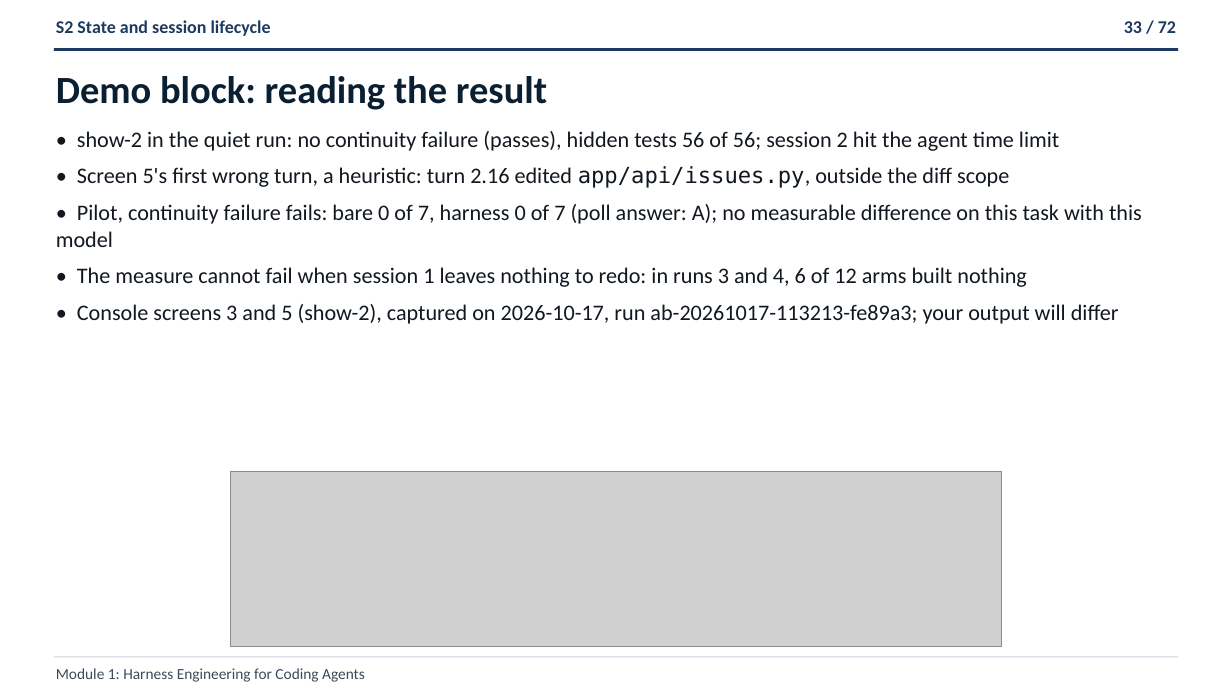
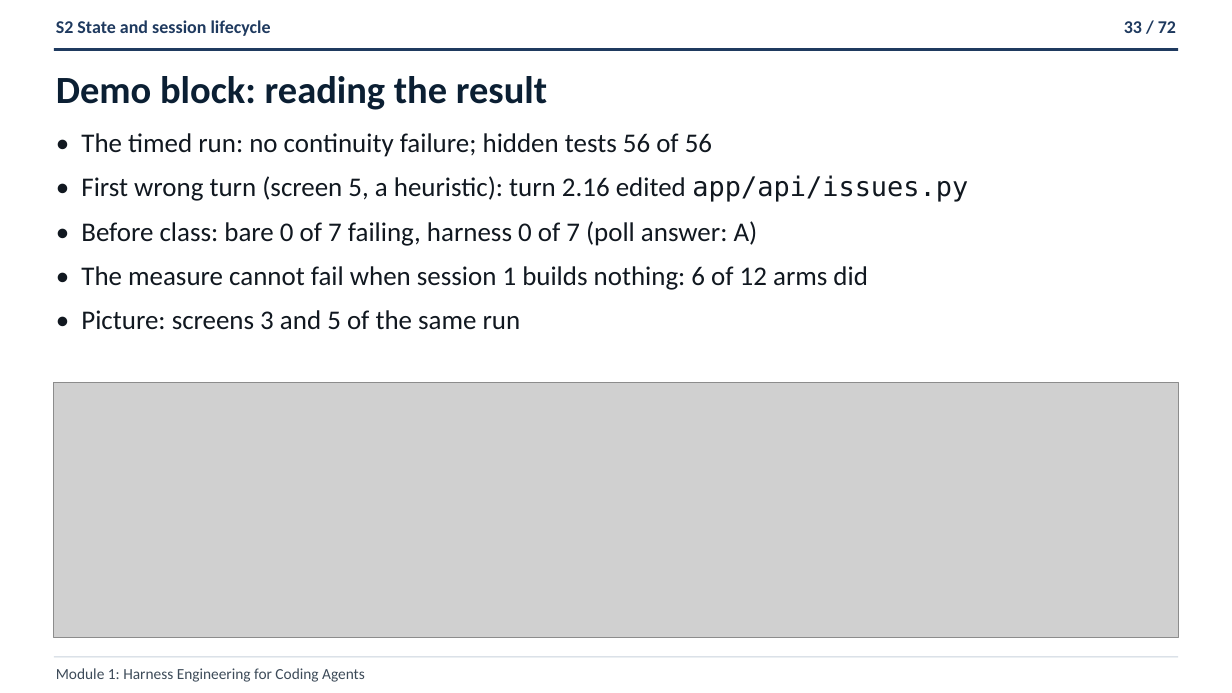
Before and after one commit to ANI-IN/shipharness-dev, a slide deck: slide 33 of slides/deck.pptx. Drawn at 1232x693 pixels with LibreOffice and Linux fonts; fonts in the diff are those of the drawing; grey boxes stand for pictures. Boxes give left, top, right and bottom in pixels: in the first picture for what was removed or moved away, otherwise in the second. Text is boxed around its words. In the diff, an @@ line names an element or a change of style, - is before the commit and + after.

```diff
--- a/slides/deck.pptx
+++ b/slides/deck.pptx
@@ text at <box>81,133,968,330</box>: text changed; size 17.2 to 21 pt @@
-• show-2 in the quiet run: no continuity failure (passes), hidden tests 56 of 56; session 2 hit the agent time limit
-• Screen 5's first wrong turn, a heuristic: turn 2.16 edited app/api/issues.py, outside the diff scope
-• Pilot, continuity failure fails: bare 0 of 7, harness 0 of 7 (poll answer: A); no measurable difference on this task with this model
-• The measure cannot fail when session 1 leaves nothing to redo: in runs 3 and 4, 6 of 12 arms built nothing
-• Console screens 3 and 5 (show-2), captured on 2026-10-17, run ab-20261017-113213-fe89a3; your output will differ
+• The timed run: no continuity failure; hidden tests 56 of 56
+• First wrong turn (screen 5, a heuristic): turn 2.16 edited app/api/issues.py
+• Before class: bare 0 of 7 failing, harness 0 of 7 (poll answer: A)
+• The measure cannot fail when session 1 builds nothing: 6 of 12 arms did
+• Picture: screens 3 and 5 of the same run
@@ picture: place and size @@
-picture at <box>230,471,1002,647</box>
+picture at <box>54,382,1178,637</box>
```
Also in this commit, not shown: 67 other slides changed, 12 other files.
